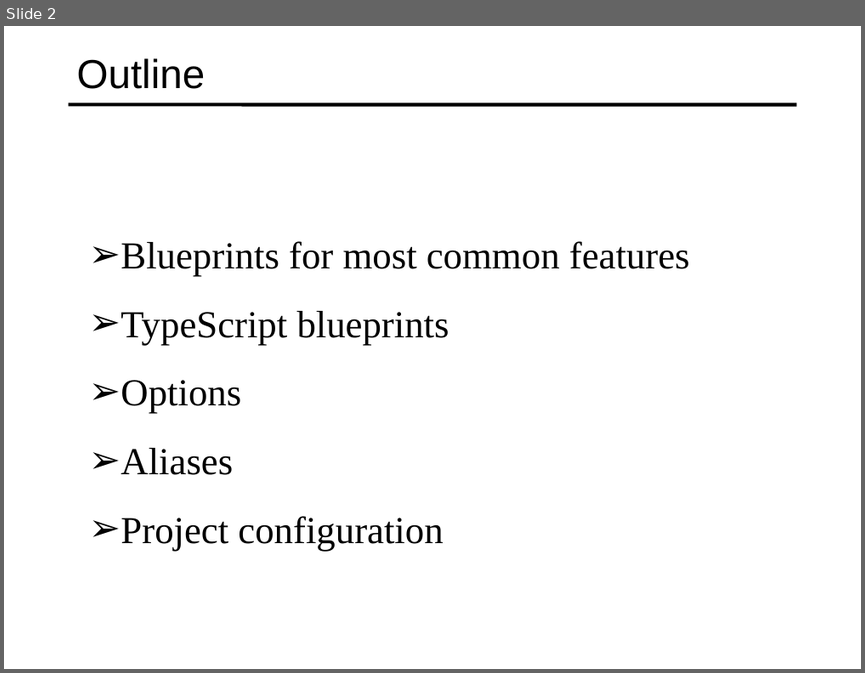
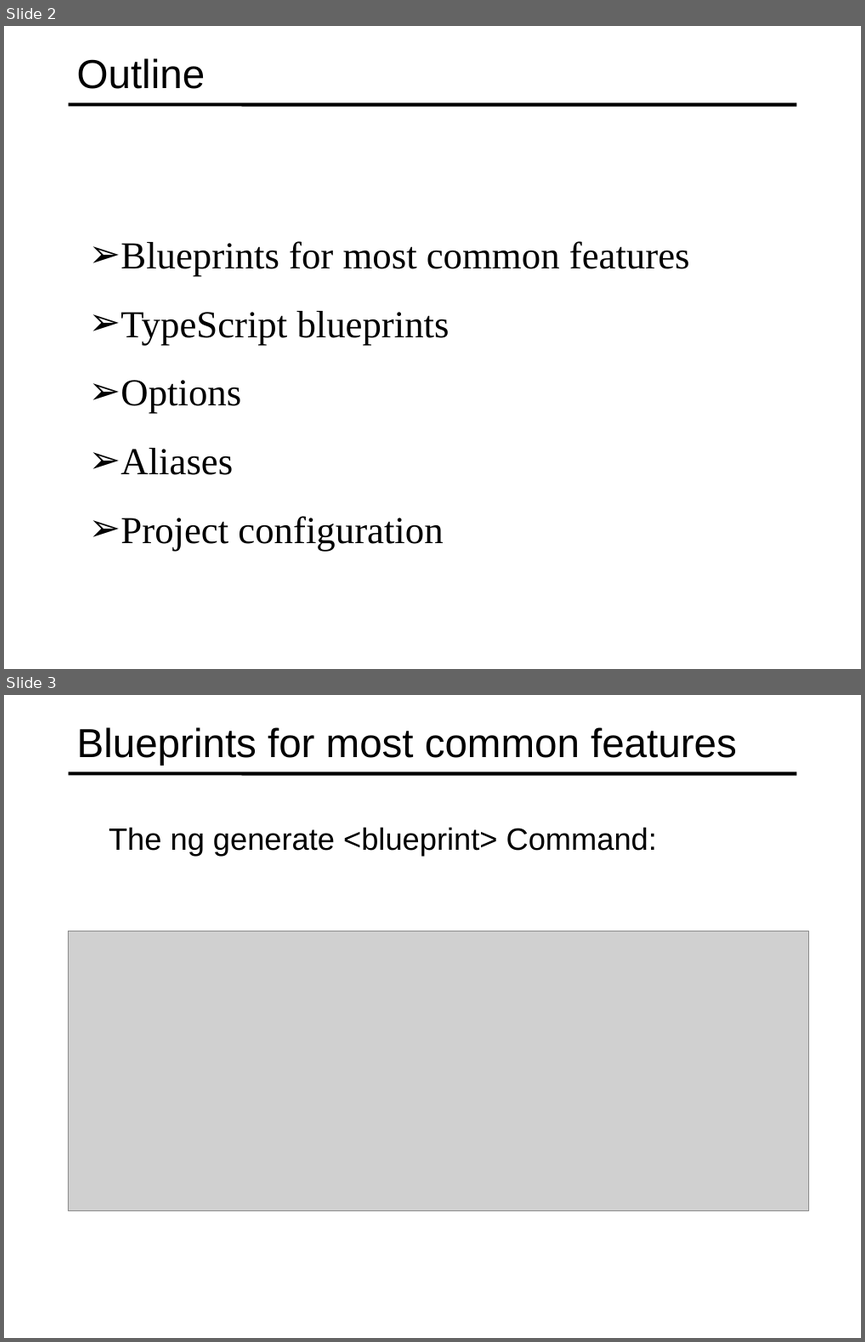
Before and after one commit to specter01wj/Jago_Link_Training, a slide deck: Angular/Angular7/Angular CLI/4.Generating Code from Blueprints/L4_Generating Code from Blueprints.ppt. Shown one above the other, each under a label of ours: slide 2 before the commit, slides 2 and 3 after it. The pictures are 865x673 and 865x1342 pixels, drawn with LibreOffice and Linux fonts; fonts in the diff are those of the drawing; grey boxes stand for pictures. Boxes give left, top, right and bottom in pixels: in the first picture for what was removed or moved away, otherwise in the second. Text is boxed around its words. In the diff, an @@ line names an element or a change of style, - is before the commit and + after.

```diff
--- a/Angular/Angular7/Angular CLI/4.Generating Code from Blueprints/L4_Generating Code from Blueprints.ppt
+++ b/Angular/Angular7/Angular CLI/4.Generating Code from Blueprints/L4_Generating Code from Blueprints.ppt
@@ slide 3 added at box(4, 695, 861, 1338), background #FFFFFF; not listed: 1 template element that a slide beside it also shows @@
@@ title added at box(77, 727, 737, 766), 34 pt, text #000000 @@
+Blueprints for most common features
@@ text added at box(109, 827, 657, 855), 25.9 pt, text #000000 @@
+  The ng generate <blueprint> Command:
@@ picture added at box(69, 931, 809, 1211) @@
```
Also in this commit, not shown: 1 slide changed, 8 other slides added, 9 slides removed.
